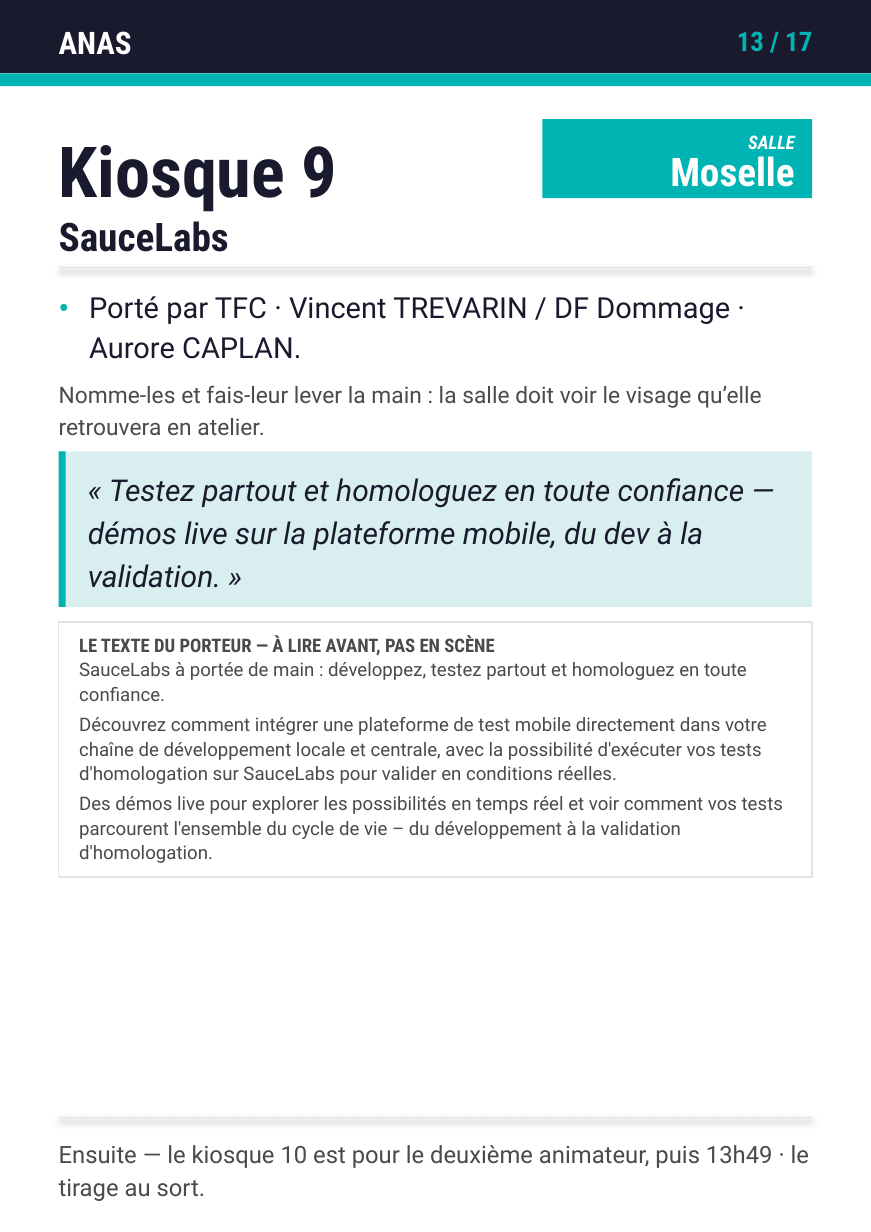
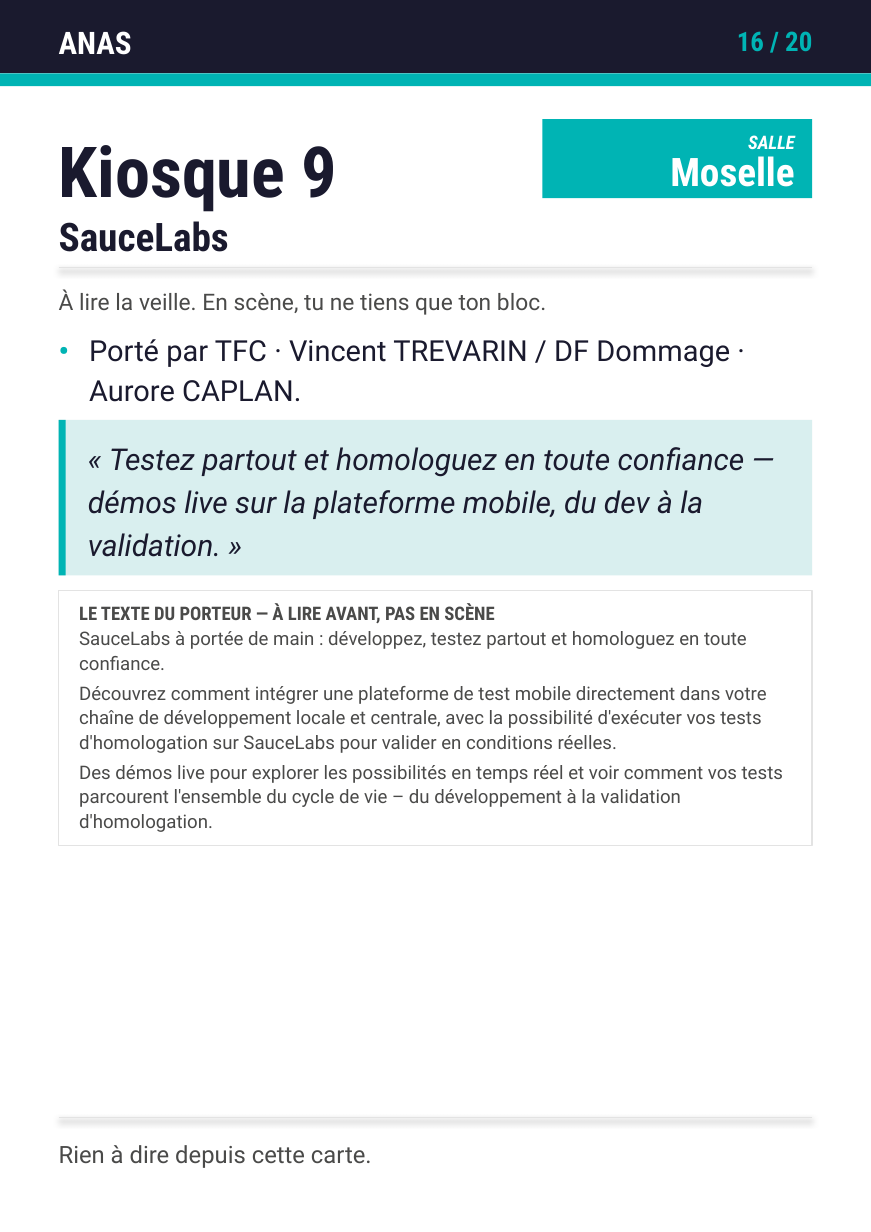
Before and after one commit to caa-jdelaux/info-hub, a slide deck: slide 16 of outils/fiches/fiches-animateurs.pptx (slide 13 before the commit). Drawn at 871x1232 pixels with LibreOffice and Linux fonts; fonts in the diff are those of the drawing. Boxes give left, top, right and bottom in pixels: in the first picture for what was removed or moved away, otherwise in the second. Text is boxed around its words. In the diff, an @@ line names an element or a change of style, - is before the commit and + after.

```diff
--- a/outils/fiches/fiches-animateurs.pptx
+++ b/outils/fiches/fiches-animateurs.pptx
@@ text at <box>737,31,812,51</box>: text changed @@
-13 / 17
+16 / 20
@@ text added at <box>59,290,546,315</box>, 11 pt, text #4A4A49 @@
+À lire la veille. En scène, tu ne tiens que ton bloc.
@@ text "•": place and size @@
-text "•" at <box>58,284,88,365</box>
+text "•" at <box>58,328,88,408</box>
@@ text "Porté par TFC · Vincent ...": place and size @@
-text "Porté par TFC · Vincent ..." at <box>89,296,730,359</box>
+text "Porté par TFC · Vincent ..." at <box>89,339,730,402</box>
@@ text removed at <box>59,385,762,435</box> @@
-Nomme-les et fais-leur lever la main : la salle doit voir le visage qu’elle retrouvera en atelier.
@@ 5 texts, 3 rectangles: place and size @@
-5 texts, 3 rectangles at <box>58,451,811,875</box>
+5 texts, 3 rectangles at <box>58,420,811,844</box>
@@ text at <box>59,1145,372,1168</box>: text changed @@
-Ensuite — le kiosque 10 est pour le deuxième animateur, puis 13h49 · le tirage au sort.
+Rien à dire depuis cette carte.
```
Also in this commit, not shown: 23 other slides changed, 3 slides added, 7 other files.
